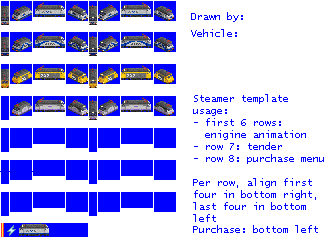
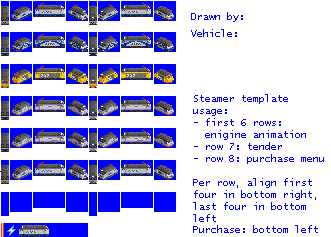
Layer changes from the first 331 × 237 image to the second:
painted on "empty.png" over left=1, top=101, right=174, bottom=237
